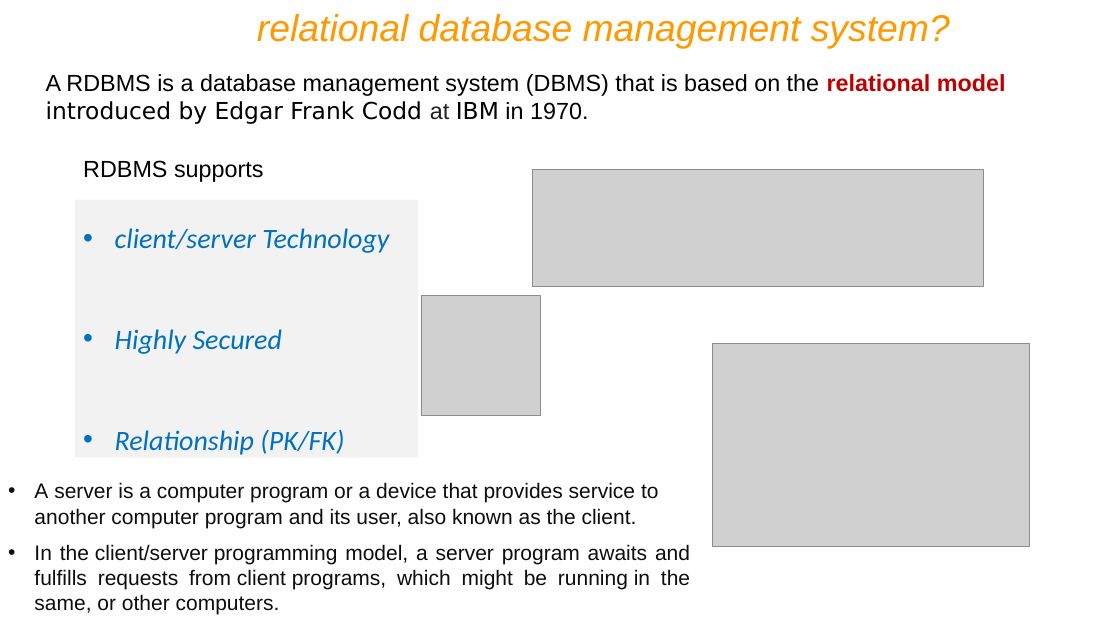
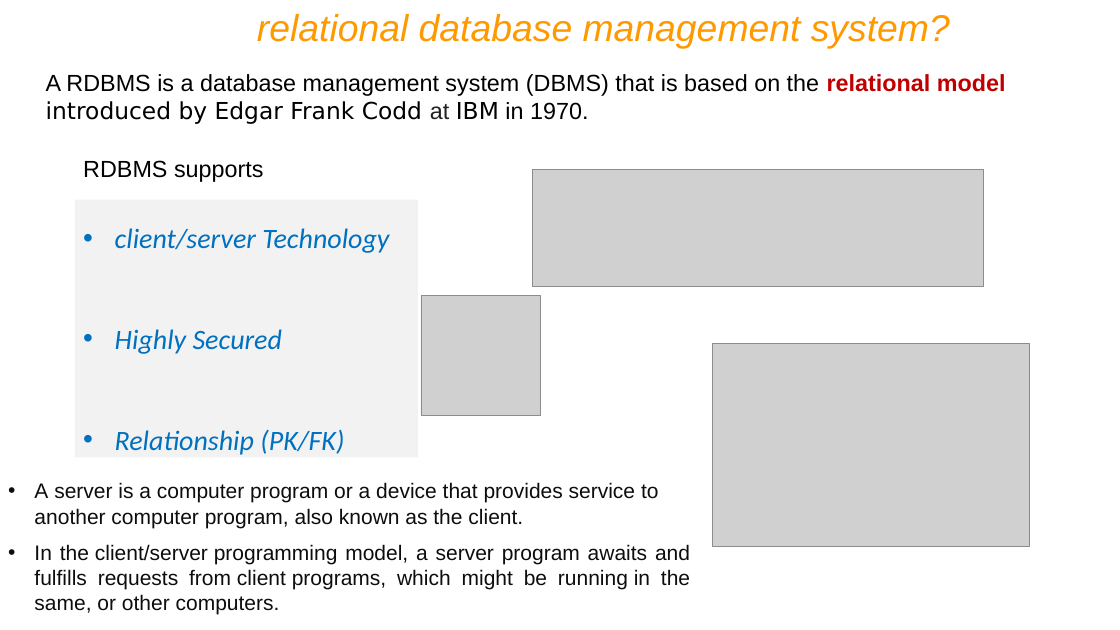
Before and after one commit to ShubhamPokale/DBMS_NOTES, a slide deck: slide 12 of IWAY MySQL PPT Ver9.pptx. Drawn at 1120x630 pixels with LibreOffice and Linux fonts; fonts in the diff are those of the drawing; grey boxes stand for pictures. Boxes give left, top, right and bottom in pixels: in the first picture for what was removed or moved away, otherwise in the second. Text is boxed around its words. In the diff, an @@ line names an element or a change of style, - is before the commit and + after.

```diff
--- a/IWAY MySQL PPT Ver9.pptx
+++ b/IWAY MySQL PPT Ver9.pptx
@@ text at (34,482,658,528): text changed @@
-• A server is a computer program or a device that provides service to another computer program and its user, also known as the client.
+• A server is a computer program or a device that provides service to another computer program, also known as the client.
```
Also in this commit, not shown: 34 other slides changed, 39 slides added, 65 slides removed, 6 other files.
